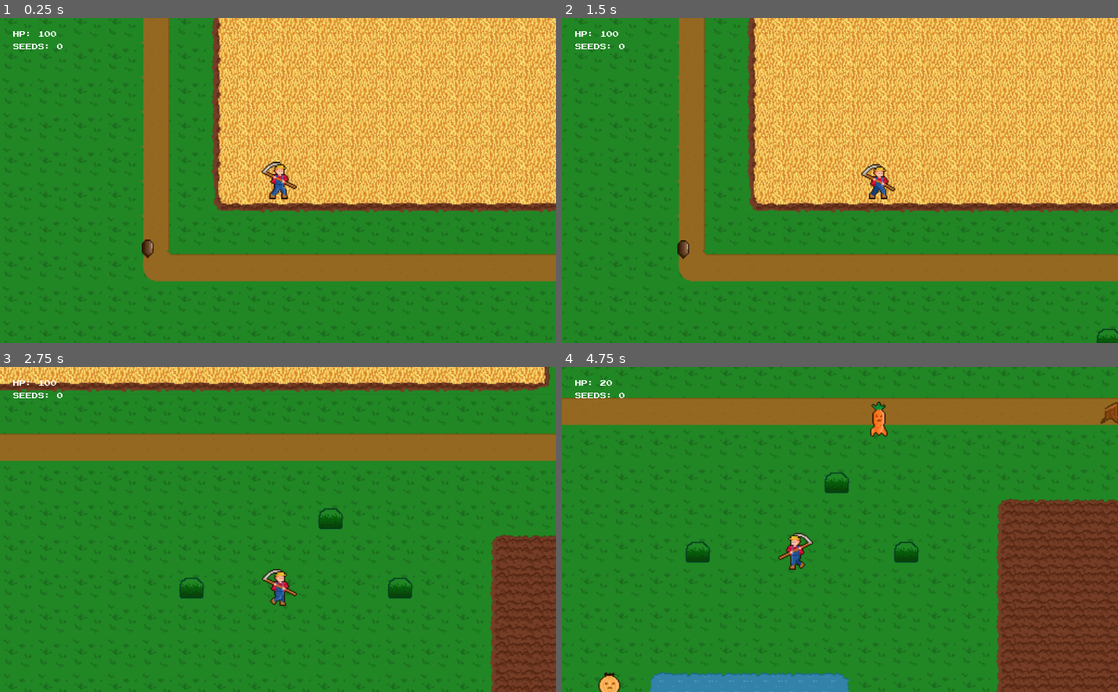
Above: before the commit, frames 1-4 (two rows, left to right).
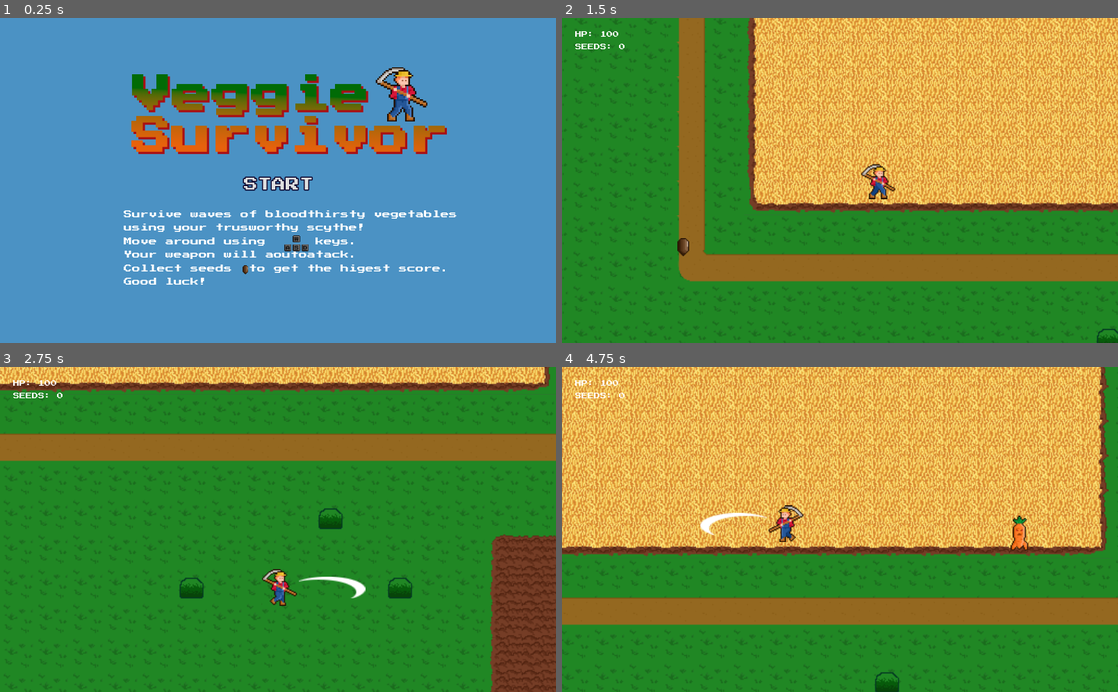
Above: after the commit, the same moments.

Repository: wnadurski/veggie-survivor
Game: Godot game, scene res://StartScreen.tscn
The game is run twice, just before and just after one commit, with the same random seed, the same clock (stepped at 60 frames per second) and the same inputs. Before the commit the project starts from res://Main.tscn.
Inputs (mouse positions are in pixels of both pictures, inside the frame that each line leads up to):
- Up to frame 1 (0.25 s): no input
- Up to frame 2 (1.5 s): click (840, 183) at 0.5 s, where only the run after the commit has a clickable "START"; tap Enter (ui_accept) at 1.25 s; hold D (move_right) from 1.28 s (still down)
- Up to frame 3 (2.75 s): tap Enter (ui_accept) at 1.52, 2.27 s; release D (move_right) at 2.03 s; hold S (move_down) from 2.03 s (still down)
- Up to frame 4 (4.75 s): release S (move_down) at 2.78 s; hold D (move_right) 2.78-3.53 s; hold W (move_up) 3.53-4.28 s; tap Enter (ui_accept) at 3.77, 4.52 s; hold A (move_left) from 4.28 s (still down)

The runs differ from the first frame. In frame 1, 100% of the frame differs, in the area x 0-100%, y 0-100%; in frame 2, less than 0.1%; in frame 3, 0.2%; in frame 4, 76%.

Commit message:
Start screen added

Diff:
--- /dev/null
+++ b/StartButton.gd
@@ -0,0 +1,6 @@
+extends Button
+
+
+
+func _on_StartButton_pressed():
+	get_tree().change_scene("res://Main.tscn")
--- /dev/null
+++ b/StartScreen.gd
@@ -0,0 +1,4 @@
+extends Control
+
+func :
+	AnimationPlayer.play("Key")
--- /dev/null
+++ b/StartScreen.tscn
@@ -0,0 +1,271 @@
+[gd_scene load_steps=21 format=2]
+
+[ext_resource path="res://art/start_screen_background.png" type="Texture" id=1]
+[ext_resource path="res://assets/PressStart2P-Regular.ttf" type="DynamicFontData" id=2]
+[ext_resource path="res://StartButton.gd" type="Script" id=3]
+[ext_resource path="res://art/KeyA.png" type="Texture" id=4]
+[ext_resource path="res://art/seed.png" type="Texture" id=5]
+[ext_resource path="res://art/KeyD.png" type="Texture" id=6]
+[ext_resource path="res://art/KeyW.png" type="Texture" id=7]
+[ext_resource path="res://art/KeyS.png" type="Texture" id=8]
+
+[sub_resource type="DynamicFont" id=1]
+outline_color = Color( 0.054902, 0.0313726, 0.188235, 1 )
+font_data = ExtResource( 2 )
+
+[sub_resource type="DynamicFont" id=2]
+size = 26
+outline_size = 2
+outline_color = Color( 0.054902, 0.0313726, 0.188235, 1 )
+font_data = ExtResource( 2 )
+
+[sub_resource type="Animation" id=3]
+resource_name = "Key"
+length = 0.8
+loop = true
+step = 0.5
+tracks/0/type = "value"
+tracks/0/path = NodePath(".:position")
+tracks/0/interp = 1
+tracks/0/loop_wrap = true
+tracks/0/imported = false
+tracks/0/enabled = true
+tracks/0/keys = {
+"times": PoolRealArray( 0.1, 0.2 ),
+"transitions": PoolRealArray( 1, 1 ),
+"update": 1,
+"values": [ Vector2( 24, 8 ), Vector2( 24, 9 ) ]
+}
+
+[sub_resource type="Animation" id=4]
+length = 0.001
+tracks/0/type = "value"
+tracks/0/path = NodePath(".:position")
+tracks/0/interp = 1
+tracks/0/loop_wrap = true
+tracks/0/imported = false
+tracks/0/enabled = true
+tracks/0/keys = {
+"times": PoolRealArray( 0 ),
+"transitions": PoolRealArray( 1 ),
+"update": 0,
+"values": [ Vector2( 24, 8 ) ]
+}
+
+[sub_resource type="Animation" id=5]
+resource_name = "KeyD"
+length = 0.8
+loop = true
+tracks/0/type = "value"
+tracks/0/path = NodePath(".:position")
+tracks/0/interp = 1
+tracks/0/loop_wrap = true
+tracks/0/imported = false
+tracks/0/enabled = true
+tracks/0/keys = {
+"times": PoolRealArray( 0.3, 0.4 ),
+"transitions": PoolRealArray( 1, 1 ),
+"update": 1,
+"values": [ Vector2( 40, 24 ), Vector2( 40, 25 ) ]
+}
+
+[sub_resource type="Animation" id=6]
+length = 0.001
+tracks/0/type = "value"
+tracks/0/path = NodePath(".:position")
+tracks/0/interp = 1
+tracks/0/loop_wrap = true
+tracks/0/imported = false
+tracks/0/enabled = true
+tracks/0/keys = {
+"times": PoolRealArray( 0 ),
+"transitions": PoolRealArray( 1 ),
+"update": 0,
+"values": [ Vector2( 40, 24 ) ]
+}
+
+[sub_resource type="Animation" id=7]
+resource_name = "KeyS"
+length = 0.8
+loop = true
+tracks/0/type = "value"
+tracks/0/path = NodePath(".:position")
+tracks/0/interp = 1
+tracks/0/loop_wrap = true
+tracks/0/imported = false
+tracks/0/enabled = true
+tracks/0/keys = {
+"times": PoolRealArray( 0.5, 0.6 ),
+"transitions": PoolRealArray( 1, 1 ),
+"update": 1,
+"values": [ Vector2( 24, 24 ), Vector2( 24, 25 ) ]
+}
+
+[sub_resource type="Animation" id=8]
+length = 0.001
+tracks/0/type = "value"
+tracks/0/path = NodePath(".:position")
+tracks/0/interp = 1
+tracks/0/loop_wrap = true
+tracks/0/imported = false
+tracks/0/enabled = true
+tracks/0/keys = {
+"times": PoolRealArray( 0 ),
+"transitions": PoolRealArray( 1 ),
+"update": 0,
+"values": [ Vector2( 24, 24 ) ]
+}
+
+[sub_resource type="Animation" id=9]
+resource_name = "KeyA"
+length = 0.8
+loop = true
+tracks/0/type = "value"
+tracks/0/path = NodePath(".:position")
+tracks/0/interp = 1
+tracks/0/loop_wrap = true
+tracks/0/imported = false
+tracks/0/enabled = true
+tracks/0/keys = {
+"times": PoolRealArray( 0.7, 0.8 ),
+"transitions": PoolRealArray( 1, 1 ),
+"update": 1,
+"values": [ Vector2( 8, 24 ), Vector2( 8, 25 ) ]
+}
+
+[sub_resource type="Animation" id=10]
+length = 0.001
+tracks/0/type = "value"
+tracks/0/path = NodePath(".:position")
+tracks/0/interp = 1
+tracks/0/loop_wrap = true
+tracks/0/imported = false
+tracks/0/enabled = true
+tracks/0/keys = {
+"times": PoolRealArray( 0 ),
+"transitions": PoolRealArray( 1 ),
+"update": 0,
+"values": [ Vector2( 8, 24 ) ]
+}
+
+[sub_resource type="Animation" id=11]
+length = 0.001
+tracks/0/type = "value"
+tracks/0/path = NodePath(".:position")
+tracks/0/interp = 1
+tracks/0/loop_wrap = true
+tracks/0/imported = false
+tracks/0/enabled = true
+tracks/0/keys = {
+"times": PoolRealArray( 0 ),
+"transitions": PoolRealArray( 1 ),
+"update": 0,
+"values": [ Vector2( 452, 467 ) ]
+}
+
+[sub_resource type="Animation" id=12]
+resource_name = "SeedStartScreen"
+length = 0.8
+loop = true
+tracks/0/type = "value"
+tracks/0/path = NodePath(".:position")
+tracks/0/interp = 1
+tracks/0/loop_wrap = true
+tracks/0/imported = false
+tracks/0/enabled = true
+tracks/0/keys = {
+"times": PoolRealArray( 0, 0.1, 0.2, 0.3, 0.4, 0.5, 0.6, 0.7 ),
+"transitions": PoolRealArray( 1, 1, 1, 1, 1, 1, 1, 1 ),
+"update": 1,
+"values": [ Vector2( 452, 467 ), Vector2( 452, 466 ), Vector2( 452, 465 ), Vector2( 452, 464 ), Vector2( 452, 465 ), Vector2( 452, 466 ), Vector2( 452, 467 ), Vector2( 452, 468 ) ]
+}
+
+[node name="Control" type="Control"]
+anchor_right = 1.0
+anchor_bottom = 1.0
+
+[node name="BackgroundMenu" type="TextureRect" parent="."]
+margin_right = 1005.0
+margin_bottom = 590.0
+texture = ExtResource( 1 )
+
+[node name="Label" type="Label" parent="."]
+margin_left = 228.0
+margin_top = 355.0
+margin_right = 876.0
+margin_bottom = 501.0
+rect_pivot_offset = Vector2( 139, 47 )
+custom_constants/line_spacing = 10
+custom_fonts/font = SubResource( 1 )
+text = "Survive waves of bloodthirsty vegetables using your trusworthy scythe!
+Move around using      keys.
+Your weapon will aoutoatack.
+Collect seeds  to get the higest score.
+Good luck!"
+autowrap = true
+
+[node name="StartButton" type="Button" parent="."]
+margin_left = 423.0
+margin_top = 292.0
+margin_right = 603.0
+margin_bottom = 324.0
+custom_colors/font_color_hover = Color( 0.482353, 0.435294, 0.435294, 1 )
+custom_colors/font_color_pressed = Color( 0.807843, 0.0470588, 0.0470588, 1 )
+custom_fonts/font = SubResource( 2 )
+text = "START"
+flat = true
+script = ExtResource( 3 )
+
+[node name="KeysWSAD" type="ReferenceRect" parent="."]
+margin_left = 522.0
+margin_top = 399.0
+margin_right = 570.0
+margin_bottom = 431.0
+border_width = 0.0
+
+[node name="KeyW" type="Sprite" parent="KeysWSAD"]
+position = Vector2( 24, 8 )
+texture = ExtResource( 7 )
+
+[node name="AnimationPlayer" type="AnimationPlayer" parent="KeysWSAD/KeyW"]
+autoplay = "Key"
+anims/Key = SubResource( 3 )
+anims/RESET = SubResource( 4 )
+
+[node name="KeyD" type="Sprite" parent="KeysWSAD"]
+position = Vector2( 40, 24 )
+texture = ExtResource( 6 )
+
+[node name="AnimationPlayer" type="AnimationPlayer" parent="KeysWSAD/KeyD"]
+autoplay = "KeyD"
+anims/KeyD = SubResource( 5 )
+anims/RESET = SubResource( 6 )
+
+[node name="KeyS" type="Sprite" parent="KeysWSAD"]
+position = Vector2( 24, 24 )
+texture = ExtResource( 8 )
+
+[node name="AnimationPlayer" type="AnimationPlayer" parent="KeysWSAD/KeyS"]
+autoplay = "KeyS"
+anims/KeyS = SubResource( 7 )
+anims/RESET = SubResource( 8 )
+
+[node name="KeyA" type="Sprite" parent="KeysWSAD"]
+position = Vector2( 8, 24 )
+texture = ExtResource( 4 )
+
+[node name="AnimationPlayer" type="AnimationPlayer" parent="KeysWSAD/KeyA"]
+autoplay = "KeyA"
+anims/KeyA = SubResource( 9 )
+anims/RESET = SubResource( 10 )
+
+[node name="Seed" type="Sprite" parent="."]
+position = Vector2( 452, 467 )
+texture = ExtResource( 5 )
+
+[node name="AnimationPlayer" type="AnimationPlayer" parent="Seed"]
+autoplay = "SeedStartScreen"
+anims/RESET = SubResource( 11 )
+anims/SeedStartScreen = SubResource( 12 )
+
+[connection signal="pressed" from="StartButton" to="StartButton" method="_on_StartButton_pressed"]
--- a/assets/new_tileset.tres
+++ b/assets/new_tileset.tres
@@ -26,6 +26,21 @@
 [sub_resource type="ConvexPolygonShape2D" id=26]
 points = PoolVector2Array( 0, 0, 32, 0, 32, 32, 0, 32 )
 
+[sub_resource type="ConvexPolygonShape2D" id=32]
+points = PoolVector2Array( 0, 0, 32, 0, 32, 32, 0, 32 )
+
+[sub_resource type="ConvexPolygonShape2D" id=33]
+points = PoolVector2Array( 0, 0, 32, 0, 32, 32, 0, 32 )
+
+[sub_resource type="ConvexPolygonShape2D" id=34]
+points = PoolVector2Array( 0, 0, 32, 0, 32, 32, 0, 32 )
+
+[sub_resource type="ConvexPolygonShape2D" id=35]
+points = PoolVector2Array( 0, 0, 32, 0, 32, 32, 0, 32 )
+
+[sub_resource type="ConvexPolygonShape2D" id=36]
+points = PoolVector2Array( 0, 0, 32, 0, 32, 32, 0, 32 )
+
 [sub_resource type="ConvexPolygonShape2D" id=8]
 points = PoolVector2Array( 0, 0, 32, 0, 32, 32, 0, 32 )
 
@@ -66,6 +81,51 @@
 points = PoolVector2Array( 0, 0, 32, 0, 32, 32, 0, 32 )
 
 [sub_resource type="ConvexPolygonShape2D" id=20]
+points = PoolVector2Array( 0, 0, 32, 0, 32, 32, 0, 32 )
+
+[sub_resource type="ConvexPolygonShape2D" id=37]
+points = PoolVector2Array( 0, 0, 32, 0, 32, 32, 0, 32 )
+
+[sub_resource type="ConvexPolygonShape2D" id=38]
+points = PoolVector2Array( 0, 0, 32, 0, 32, 32, 0, 32 )
+
+[sub_resource type="ConvexPolygonShape2D" id=39]
+points = PoolVector2Array( 0, 0, 32, 0, 32, 32, 0, 32 )
+
+[sub_resource type="ConvexPolygonShape2D" id=40]
+points = PoolVector2Array( 0, 0, 32, 0, 32, 32, 0, 32 )
+
+[sub_resource type="ConvexPolygonShape2D" id=41]
+points = PoolVector2Array( 0, 0, 32, 0, 32, 32, 0, 32 )
+
+[sub_resource type="ConvexPolygonShape2D" id=42]
+points = PoolVector2Array( 0, 0, 32, 0, 32, 32, 0, 32 )
+
+[sub_resource type="ConvexPolygonShape2D" id=43]
+points = PoolVector2Array( 0, 0, 32, 0, 32, 32, 0, 32 )
+
+[sub_resource type="ConvexPolygonShape2D" id=44]
+points = PoolVector2Array( 0, 0, 32, 0, 32, 32, 0, 32 )
+
+[sub_resource type="ConvexPolygonShape2D" id=45]
+points = PoolVector2Array( 0, 0, 32, 0, 32, 32, 0, 32 )
+
+[sub_resource type="ConvexPolygonShape2D" id=46]
+points = PoolVector2Array( 0, 0, 32, 0, 32, 32, 0, 32 )
+
+[sub_resource type="ConvexPolygonShape2D" id=47]
+points = PoolVector2Array( 0, 0, 32, 0, 32, 32, 0, 32 )
+
+[sub_resource type="ConvexPolygonShape2D" id=48]
+points = PoolVector2Array( 0, 0, 32, 0, 32, 32, 0, 32 )
+
+[sub_resource type="ConvexPolygonShape2D" id=49]
+points = PoolVector2Array( 0, 0, 32, 0, 32, 32, 0, 32 )
+
+[sub_resource type="ConvexPolygonShape2D" id=50]
+points = PoolVector2Array( 0, 0, 32, 0, 32, 32, 0, 32 )
+
+[sub_resource type="ConvexPolygonShape2D" id=51]
 points = PoolVector2Array( 0, 0, 32, 0, 32, 32, 0, 32 )
 
 [sub_resource type="ConvexPolygonShape2D" id=21]
@@ -91,6 +151,9 @@
 
 [sub_resource type="ConvexPolygonShape2D" id=30]
 points = PoolVector2Array( 0, 0, 32, 0, 32, 64, 0, 64 )
+
+[sub_resource type="ConvexPolygonShape2D" id=52]
+points = PoolVector2Array( 0, 0, 32, 0, 32, 32, 0, 32 )
 
 [sub_resource type="ConvexPolygonShape2D" id=31]
 points = PoolVector2Array( 0, 0, 32, 0, 32, 32, 0, 32 )
@@ -470,9 +533,16 @@
 22/navigation_offset = Vector2( 0, 0 )
 22/shape_offset = Vector2( 0, 0 )
 22/shape_transform = Transform2D( 1, 0, 0, 1, 0, 0 )
+22/shape = SubResource( 32 )
 22/shape_one_way = false
-22/shape_one_way_margin = 0.0
-22/shapes = [  ]
+22/shape_one_way_margin = 1.0
+22/shapes = [ {
+"autotile_coord": Vector2( 0, 0 ),
+"one_way": false,
+"one_way_margin": 1.0,
+"shape": SubResource( 32 ),
+"shape_transform": Transform2D( 1, 0, 0, 1, 0, 0 )
+} ]
 22/z_index = 0
 23/name = "tło.png 23"
 23/texture = ExtResource( 1 )
@@ -484,9 +554,16 @@
 23/navigation_offset = Vector2( 0, 0 )
 23/shape_offset = Vector2( 0, 0 )
 23/shape_transform = Transform2D( 1, 0, 0, 1, 0, 0 )
+23/shape = SubResource( 33 )
 23/shape_one_way = false
-23/shape_one_way_margin = 0.0
-23/shapes = [  ]
+23/shape_one_way_margin = 1.0
+23/shapes = [ {
+"autotile_coord": Vector2( 0, 0 ),
+"one_way": false,
+"one_way_margin": 1.0,
+"shape": SubResource( 33 ),
+"shape_transform": Transform2D( 1, 0, 0, 1, 0, 0 )
+} ]
 23/z_index = 0
 24/name = "tło.png 24"
 24/texture = ExtResource( 1 )
@@ -498,9 +575,16 @@
 24/navigation_offset = Vector2( 0, 0 )
 24/shape_offset = Vector2( 0, 0 )
 24/shape_transform = Transform2D( 1, 0, 0, 1, 0, 0 )
+24/shape = SubResource( 34 )
 24/shape_one_way = false
-24/shape_one_way_margin = 0.0
-24/shapes = [  ]
+24/shape_one_way_margin = 1.0
+24/shapes = [ {
+"autotile_coord": Vector2( 0, 0 ),
+"one_way": false,
+"one_way_margin": 1.0,
+"shape": SubResource( 34 ),
+"shape_transform": Transform2D( 1, 0, 0, 1, 0, 0 )
+} ]
 24/z_index = 0
 25/name = "tło.png 25"
 25/texture = ExtResource( 1 )
@@ -512,9 +596,16 @@
 25/navigation_offset = Vector2( 0, 0 )
 25/shape_offset = Vector2( 0, 0 )
 25/shape_transform = Transform2D( 1, 0, 0, 1, 0, 0 )
+25/shape = SubResource( 35 )
 25/shape_one_way = false
-25/shape_one_way_margin = 0.0
-25/shapes = [  ]
+25/shape_one_way_margin = 1.0
+25/shapes = [ {
+"autotile_coord": Vector2( 0, 0 ),
+"one_way": false,
+"one_way_margin": 1.0,
+"shape": SubResource( 35 ),
+"shape_transform": Transform2D( 1, 0, 0, 1, 0, 0 )
+} ]
 25/z_index = 0
 26/name = "tło.png 26"
 26/texture = ExtResource( 1 )
@@ -554,9 +645,16 @@
 28/navigation_offset = Vector2( 0, 0 )
 28/shape_offset = Vector2( 0, 0 )
 28/shape_transform = Transform2D( 1, 0, 0, 1, 0, 0 )
+28/shape = SubResource( 36 )
 28/shape_one_way = false
-28/shape_one_way_margin = 0.0
-28/shapes = [  ]
+28/shape_one_way_margin = 1.0
+28/shapes = [ {
+"autotile_coord": Vector2( 0, 0 ),
+"one_way": false,
+"one_way_margin": 1.0,
+"shape": SubResource( 36 ),
+"shape_transform": Transform2D( 1, 0, 0, 1, 0, 0 )
+} ]
 28/z_index = 0
 29/name = "tło.png 29"
 29/texture = ExtResource( 1 )
@@ -1113,9 +1211,16 @@
 61/navigation_offset = Vector2( 0, 0 )
 61/shape_offset = Vector2( 0, 0 )
 61/shape_transform = Transform2D( 1, 0, 0, 1, 0, 0 )
+61/shape = SubResource( 37 )
 61/shape_one_way = false
-61/shape_one_way_margin = 0.0
-61/shapes = [  ]
+61/shape_one_way_margin = 1.0
+61/shapes = [ {
+"autotile_coord": Vector2( 0, 0 ),
+"one_way": false,
+"one_way_margin": 1.0,
+"shape": SubResource( 37 ),
+"shape_transform": Transform2D( 1, 0, 0, 1, 0, 0 )
+} ]
 61/z_index = 0
 62/name = "tło.png 62"
 62/texture = ExtResource( 1 )
@@ -1127,9 +1232,28 @@
 62/navigation_offset = Vector2( 0, 0 )
 62/shape_offset = Vector2( 0, 0 )
 62/shape_transform = Transform2D( 1, 0, 0, 1, 0, 0 )
+62/shape = SubResource( 38 )
 62/shape_one_way = false
-62/shape_one_way_margin = 0.0
-62/shapes = [  ]
+62/shape_one_way_margin = 1.0
+62/shapes = [ {
+"autotile_coord": Vector2( 0, 0 ),
+"one_way": false,
+"one_way_margin": 1.0,
+"shape": SubResource( 38 ),
+"shape_transform": Transform2D( 1, 0, 0, 1, 0, 0 )
+}, {
+"autotile_coord": Vector2( 0, 0 ),
+"one_way": false,
+"one_way_margin": 1.0,
+"shape": SubResource( 39 ),
+"shape_transform": Transform2D( 1, 0, 0, 1, 0, 0 )
+}, {
+"autotile_coord": Vector2( 0, 0 ),
+"one_way": false,
+"one_way_margin": 1.0,
+"shape": SubResource( 40 ),
+"shape_transform": Transform2D( 1, 0, 0, 1, 0, 0 )
+} ]
 62/z_index = 0
 63/name = "tło.png 63"
 63/texture = ExtResource( 1 )
@@ -1141,9 +1265,16 @@
 63/navigation_offset = Vector2( 0, 0 )
 63/shape_offset = Vector2( 0, 0 )
 63/shape_transform = Transform2D( 1, 0, 0, 1, 0, 0 )
+63/shape = SubResource( 41 )
 63/shape_one_way = false
-63/shape_one_way_margin = 0.0
-63/shapes = [  ]
+63/shape_one_way_margin = 1.0
+63/shapes = [ {
+"autotile_coord": Vector2( 0, 0 ),
+"one_way": false,
+"one_way_margin": 1.0,
+"shape": SubResource( 41 ),
+"shape_transform": Transform2D( 1, 0, 0, 1, 0, 0 )
+} ]
 63/z_index = 0
 64/name = "tło.png 64"
 64/texture = ExtResource( 1 )
@@ -1155,9 +1286,16 @@
 64/navigation_offset = Vector2( 0, 0 )
 64/shape_offset = Vector2( 0, 0 )
 64/shape_transform = Transform2D( 1, 0, 0, 1, 0, 0 )
+64/shape = SubResource( 42 )
 64/shape_one_way = false
-64/shape_one_way_margin = 0.0
-64/shapes = [  ]
+64/shape_one_way_margin = 1.0
+64/shapes = [ {
+"autotile_coord": Vector2( 0, 0 ),
+"one_way": false,
+"one_way_margin": 1.0,
+"shape": SubResource( 42 ),
+"shape_transform": Transform2D( 1, 0, 0, 1, 0, 0 )
+} ]
 64/z_index = 0
 65/name = "tło.png 65"
 65/texture = ExtResource( 1 )
@@ -1169,9 +1307,34 @@
 65/navigation_offset = Vector2( 0, 0 )
 65/shape_offset = Vector2( 0, 0 )
 65/shape_transform = Transform2D( 1, 0, 0, 1, 0, 0 )
+65/shape = SubResource( 43 )
 65/shape_one_way = false
-65/shape_one_way_margin = 0.0
-65/shapes = [  ]
+65/shape_one_way_margin = 1.0
+65/shapes = [ {
+"autotile_coord": Vector2( 0, 0 ),
+"one_way": false,
+"one_way_margin": 1.0,
+"shape": SubResource( 43 ),
+"shape_transform": Transform2D( 1, 0, 0, 1, 0, 0 )
+}, {
+"autotile_coord": Vector2( 0, 0 ),
+"one_way": false,
+"one_way_margin": 1.0,
+"shape": SubResource( 44 ),
+"shape_transform": Transform2D( 1, 0, 0, 1, 0, 0 )
+}, {
+"autotile_coord": Vector2( 0, 0 ),
+"one_way": false,
+"one_way_margin": 1.0,
+"shape": SubResource( 45 ),
+"shape_transform": Transform2D( 1, 0, 0, 1, 0, 0 )
+}, {
+"autotile_coord": Vector2( 0, 0 ),
+"one_way": false,
+"one_way_margin": 1.0,
+"shape": SubResource( 46 ),
+"shape_transform": Transform2D( 1, 0, 0, 1, 0, 0 )
+} ]
 65/z_index = 0
 66/name = "tło.png 66"
 66/texture = ExtResource( 1 )
@@ -1183,9 +1346,40 @@
 66/navigation_offset = Vector2( 0, 0 )
 66/shape_offset = Vector2( 0, 0 )
 66/shape_transform = Transform2D( 1, 0, 0, 1, 0, 0 )
+66/shape = SubResource( 47 )
 66/shape_one_way = false
-66/shape_one_way_margin = 0.0
-66/shapes = [  ]
+66/shape_one_way_margin = 1.0
+66/shapes = [ {
+"autotile_coord": Vector2( 0, 0 ),
+"one_way": false,
+"one_way_margin": 1.0,
+"shape": SubResource( 47 ),
+"shape_transform": Transform2D( 1, 0, 0, 1, 0, 0 )
+}, {
+"autotile_coord": Vector2( 0, 0 ),
+"one_way": false,
+"one_way_margin": 1.0,
+"shape": SubResource( 48 ),
+"shape_transform": Transform2D( 1, 0, 0, 1, 0, 0 )
+}, {
+"autotile_coord": Vector2( 0, 0 ),
+"one_way": false,
+"one_way_margin": 1.0,
+"shape": SubResource( 49 ),
+"shape_transform": Transform2D( 1, 0, 0, 1, 0, 0 )
+}, {
+"autotile_coord": Vector2( 0, 0 ),
+"one_way": false,
+"one_way_margin": 1.0,
+"shape": SubResource( 50 ),
+"shape_transform": Transform2D( 1, 0, 0, 1, 0, 0 )
+}, {
+"autotile_coord": Vector2( 0, 0 ),
+"one_way": false,
+"one_way_margin": 1.0,
+"shape": SubResource( 51 ),
+"shape_transform": Transform2D( 1, 0, 0, 1, 0, 0 )
+} ]
 66/z_index = 0
 67/name = "tło.png 67"
 67/texture = ExtResource( 1 )
@@ -1376,9 +1570,16 @@
 76/navigation_offset = Vector2( 0, 0 )
 76/shape_offset = Vector2( 0, 0 )
 76/shape_transform = Transform2D( 1, 0, 0, 1, 0, 0 )
+76/shape = SubResource( 52 )
 76/shape_one_way = false
-76/shape_one_way_margin = 0.0
-76/shapes = [  ]
+76/shape_one_way_margin = 1.0
+76/shapes = [ {
+"autotile_coord": Vector2( 0, 0 ),
+"one_way": false,
+"one_way_margin": 1.0,
+"shape": SubResource( 52 ),
+"shape_transform": Transform2D( 1, 0, 0, 1, 0, 0 )
+} ]
 76/z_index = 0
 77/name = "tło.png 77"
 77/texture = ExtResource( 1 )
--- /dev/null
+++ b/docs/start_screen.tscn
@@ -0,0 +1,13 @@
+[gd_scene format=2]
+
+[node name="start_screen" type="Control"]
+anchor_right = 1.0
+anchor_bottom = 1.0
+
+[node name="VBoxContainer" type="VBoxContainer" parent="."]
+margin_left = 100.0
+margin_top = 100.0
+margin_right = 40.0
+margin_bottom = 40.0
+
+[node name="logo" type="TextureRect" parent="VBoxContainer"]
--- a/project.godot
+++ b/project.godot
@@ -33,7 +33,7 @@
 [application]
 
 config/name="VeggieSurvivor"
-run/main_scene="res://Main.tscn"
+run/main_scene="res://StartScreen.tscn"
 config/icon="res://icon.png"
 
 [display]
Binary file added: art/KeyA.png
Not shown, added: art/KeyA.png.import
Binary file added: art/KeyD.png
Not shown, added: art/KeyD.png.import
Binary file added: art/KeyS.png
Not shown, added: art/KeyS.png.import
Binary file added: art/KeyW.png
Not shown, added: art/KeyW.png.import
Binary file added: art/background_menu.png
Not shown, added: art/background_menu.png.import
Binary file added: art/start_screen_background.png
Not shown, added: art/start_screen_background.png.import
(and 5 more such lines)
